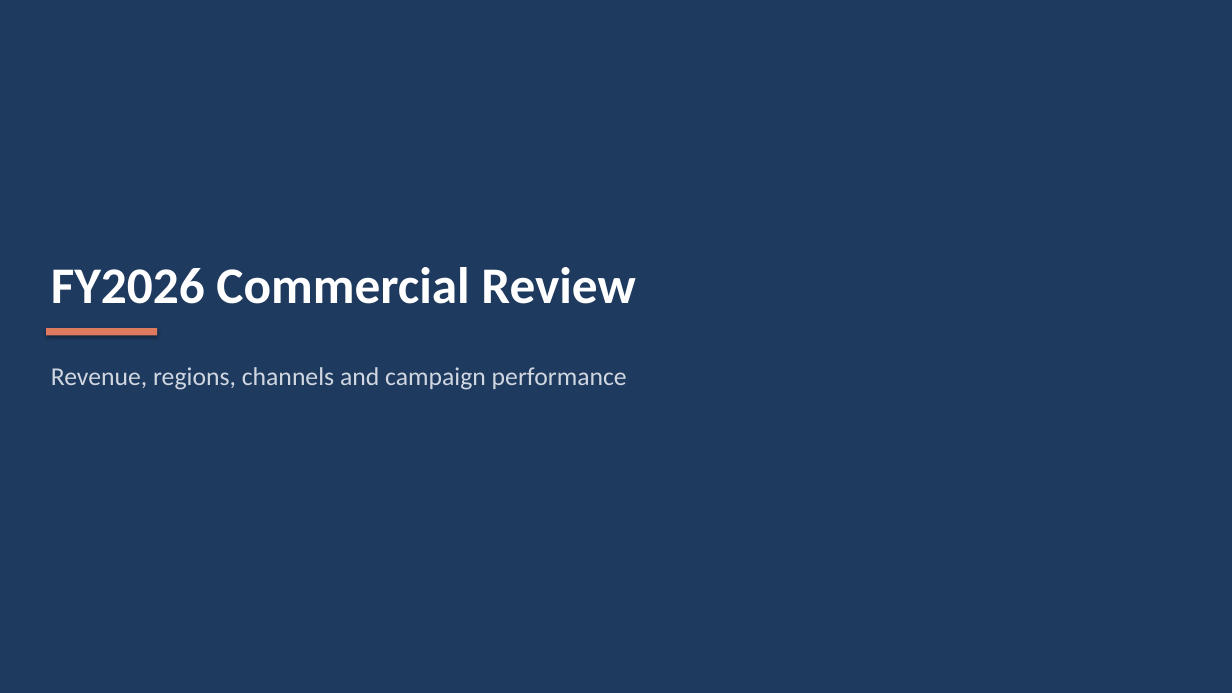
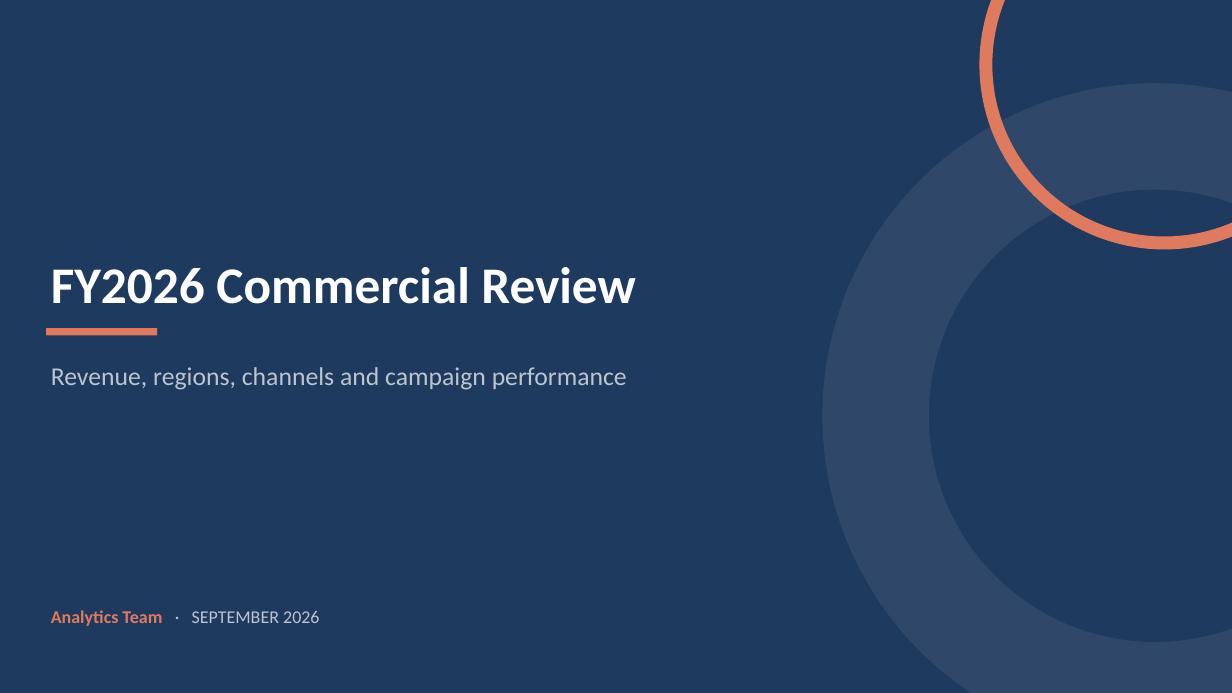
Before and after one commit to FrocketGaming/PPT_DEMO, a slide deck: slide 1 of out/demo.pptx. Drawn at 1232x693 pixels with LibreOffice and Linux fonts; fonts in the diff are those of the drawing. Boxes give left, top, right and bottom in pixels: in the first picture for what was removed or moved away, otherwise in the second. Text is boxed around its words. In the diff, an @@ line names an element or a change of style, - is before the commit and + after.

```diff
--- a/out/demo.pptx
+++ b/out/demo.pptx
@@ donut added at <box>980,0,1232,250</box>, fill #E07A5F @@
@@ donut added at <box>823,83,1232,693</box>, fill #2F486A @@
@@ rectangle at <box>46,328,157,335</box>: shadow off @@
@@ text "Revenue, regions, channels and campaign ..." at <box>51,367,627,390</box>: text colour #D0D7E1 to #BCC4CF @@
@@ text added at <box>51,610,319,626</box>, 14 pt, text #BCC4CF @@
+Analytics Team · SEPTEMBER 2026
```
Also in this commit, not shown: 8 other slides changed, 9 other files.
